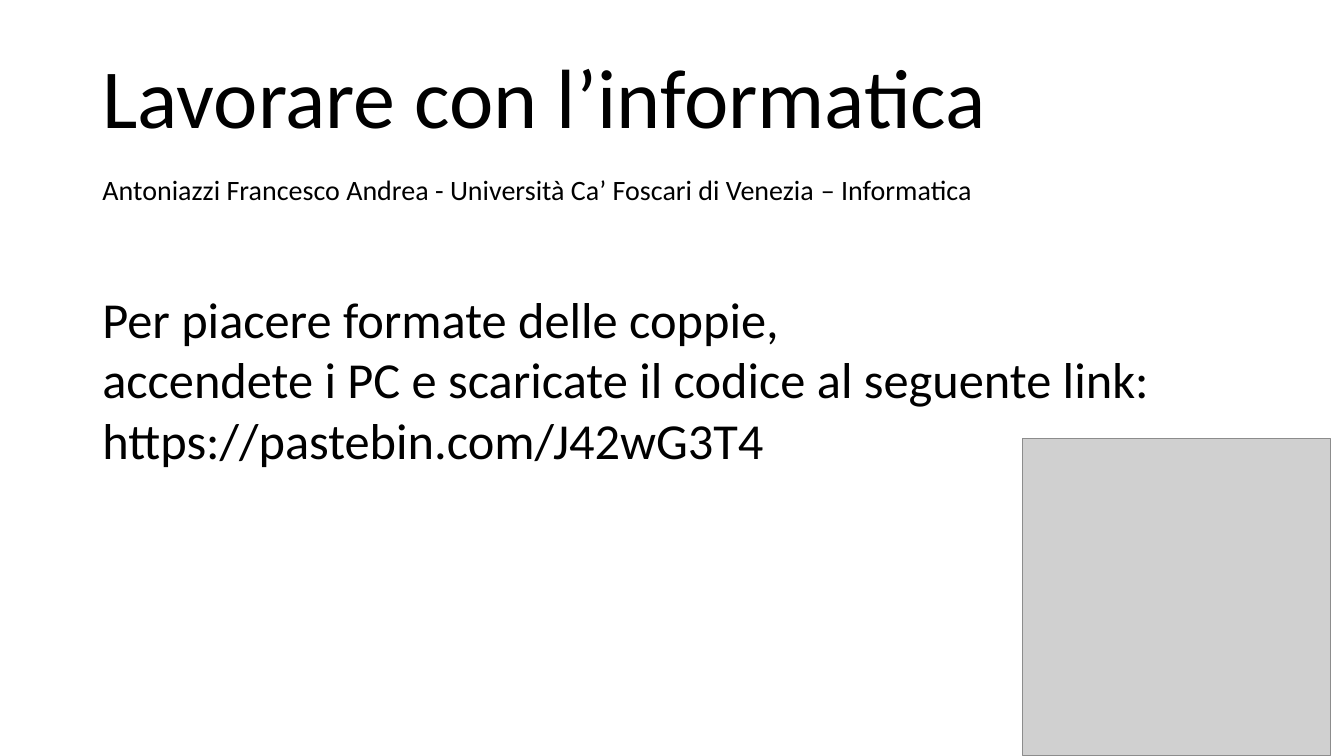
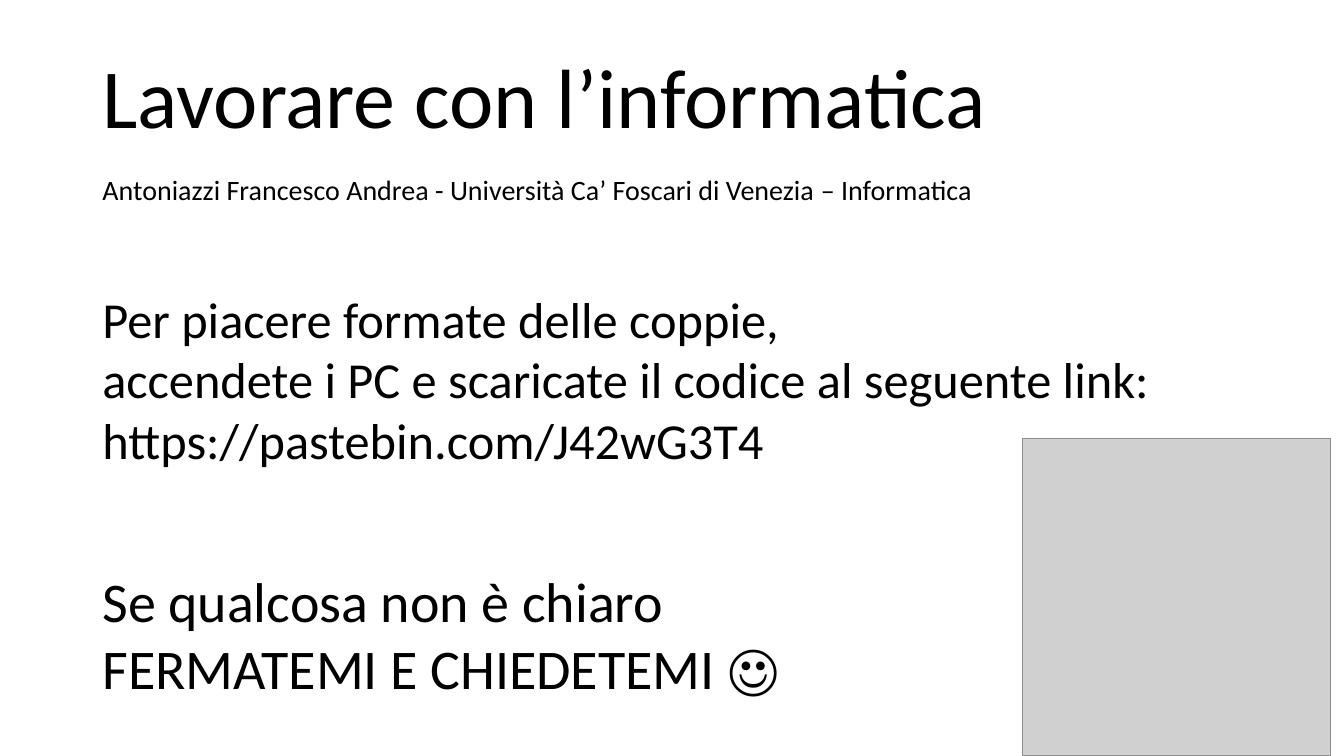
Before and after one commit to luckyunlock/PizzaProject, a slide deck: slide 1 of Slides.pptx. Drawn at 1344x756 pixels with LibreOffice and Linux fonts; fonts in the diff are those of the drawing; grey boxes stand for pictures. Boxes give left, top, right and bottom in pixels: in the first picture for what was removed or moved away, otherwise in the second. Text is boxed around its words. In the diff, an @@ line names an element or a change of style, - is before the commit and + after.

Commit message:
Slide iniziale aggiunta

```diff
--- a/Slides.pptx
+++ b/Slides.pptx
@@ text added at bbox=[102, 583, 714, 690], 40 pt, text #000000 @@
+Se qualcosa non è chiaro FERMATEMI E CHIEDETEMI ☺
```
